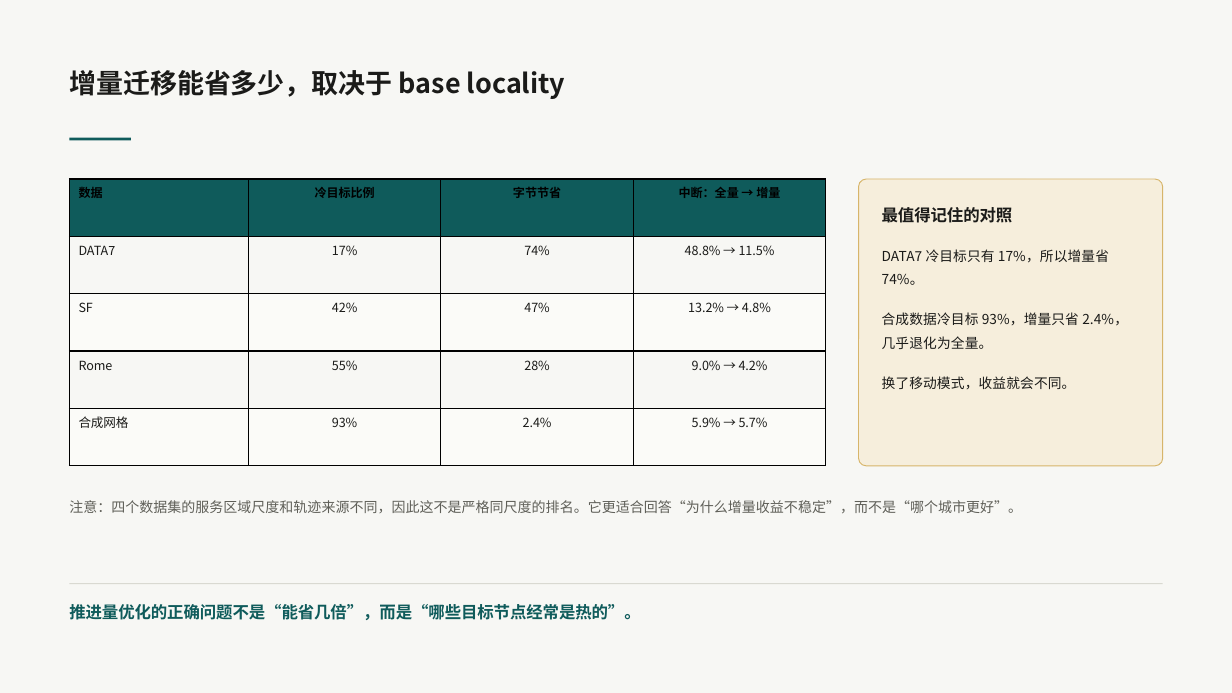
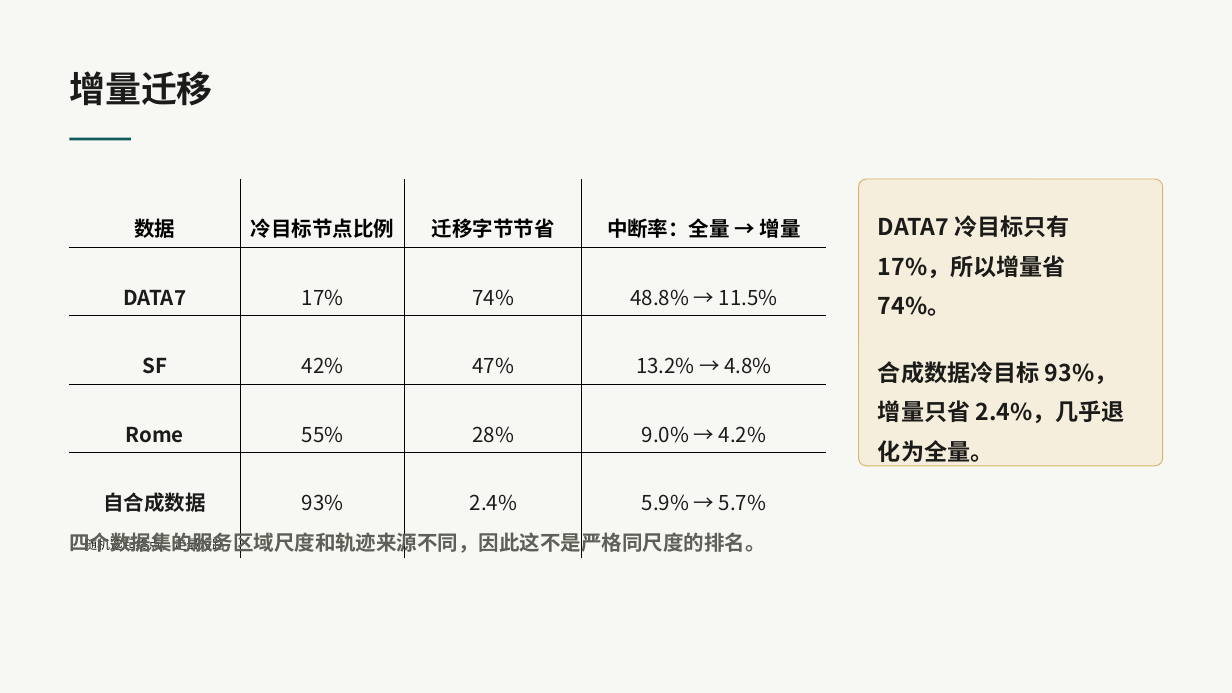
Before and after one commit to KaguraNia/MyEdgeSimPy, a slide deck: slide 17 of output/presentation/移动服务状态迁移.pptx (slide 16 before the commit). Drawn at 1232x693 pixels with LibreOffice and Linux fonts; fonts in the diff are those of the drawing. Boxes give left, top, right and bottom in pixels: in the first picture for what was removed or moved away, otherwise in the second. Text is boxed around its words. In the diff, an @@ line names an element or a change of style, - is before the commit and + after.

```diff
--- a/output/presentation/移动服务状态迁移.pptx
+++ b/output/presentation/移动服务状态迁移.pptx
@@ text at [69,71,213,106]: text changed; size 21 to 28 pt @@
-增量迁移能省多少，取决于 base locality
+增量迁移
@@ table at [69,179,826,558] @@
-row 1: 数据 | 冷目标比例 | 字节节省 | 中断：全量 → 增量
+row 1: 数据 | 冷目标节点比例 | 迁移字节节省 | 中断率：全量 → 增量
-row 5, column 1: 合成网格
+row 5, column 1: 自合成数据 / 随机选起终点，走最短路
@@ fill #0F5B5B to none in row 1 @@
@@ fill #FBFBF8 to none in 8 cells @@
@@ size 9.4 to 16 pt in "数据" @@
@@ size 9.8 to 16 pt in "DATA7", "17%", "74%", "48.8% → 11.5%" and 11 more places @@
@@ bold on in "DATA7", "SF", "Rome" @@
@@ alignment left to centre @@
@@ line spacing 1 to 2 @@
@@ borders changed @@
@@ text "DATA7 冷目标只有 17%，所以增量省 74%。": place and size @@
-text "DATA7 冷目标只有 17%，所以增量省 74%。" at [882,249,1128,389]
+text "DATA7 冷目标只有 17%，所以增量省 74%。" at [878,215,1125,462]
@@ text "DATA7 冷目标只有 17%，所以增量省 74%。" at [878,215,1125,462]: size 10.8 to 18 pt, bold on @@
@@ text removed at [882,207,1013,223] @@
-最值得记住的对照
@@ text at [882,376,1076,389]: paragraph removed @@
-换了移动模式，收益就会不同。
@@ text at [69,530,765,556]: text changed; size 10.9 to 16 pt; bold on @@
-注意：四个数据集的服务区域尺度和轨迹来源不同，因此这不是严格同尺度的排名。它更适合回答“为什么增量收益不稳定”，而不是“哪个城市更好”。
+四个数据集的服务区域尺度和轨迹来源不同，因此这不是严格同尺度的排名。
@@ rectangle removed at [69,583,1163,584] @@
@@ text removed at [69,604,640,620] @@
-推进量优化的正确问题不是“能省几倍”，而是“哪些目标节点经常是热的”。
```
Also in this commit, not shown: 15 other slides changed, 2 slides added, 2 slides removed, 23 other files.
